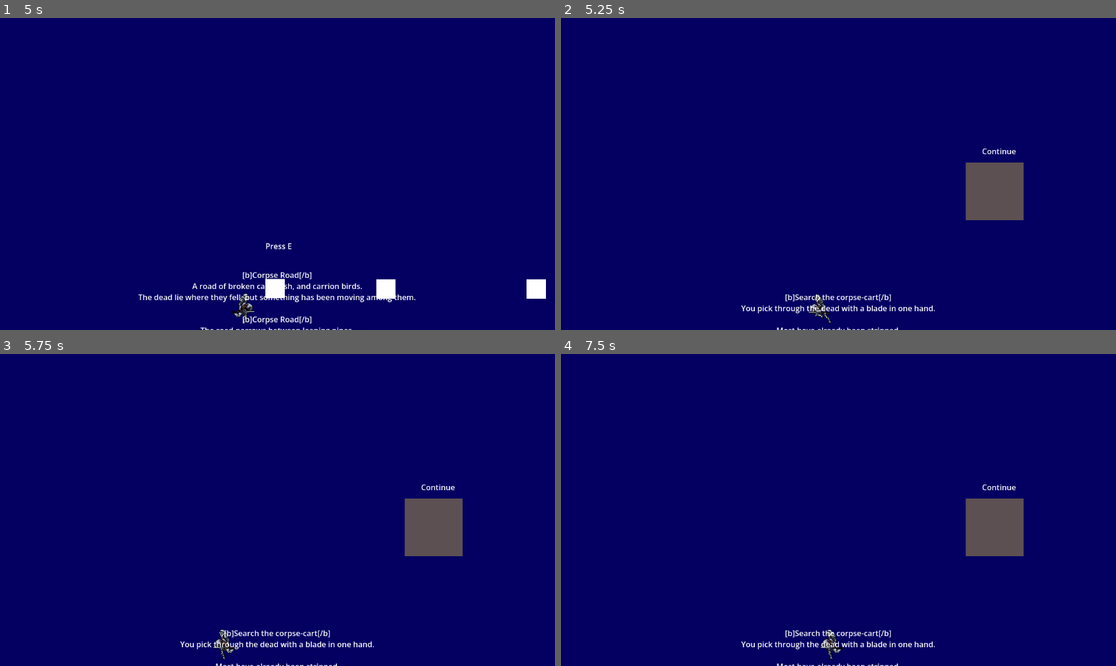
Above: before the commit, frames 1-4 (two rows, left to right).
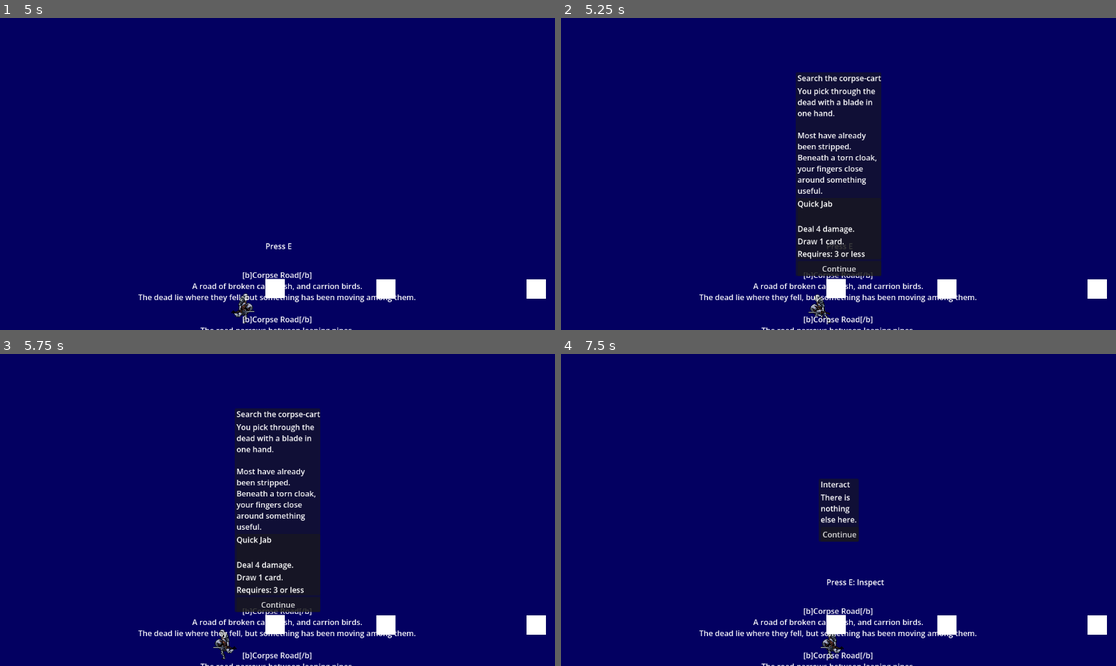
Above: after the commit, the same moments.

Repository: Bbran4/TheThroneThatBreathes
Game: Godot game, scene res://scenes/RunTest.tscn
Two runs of this game, one before a commit and one after it. Both use one fixed random seed, a clock stepped at 60 frames per second and the inputs below.
Inputs (mouse positions are in pixels of both pictures, inside the frame that each line leads up to):
- Up to frame 1 (5 s): click "Corpse Road" at 0.5 s; tap Enter (debug_end_turn) at 1.25 s; move the mouse to (399, 158) at 1.27 s; hold D (right) 1.28-2.78 s; tap E (interact) every 0.75 s from 1.35 to 4.35 s; move the mouse to (166, 189) at 2.02 s; move the mouse to (333, 105) at 2.77 s; hold A (left) 2.78-3.53 s; move the mouse to (249, 236) at 3.52 s; hold D (right) from 3.53 s (still down); move the mouse to (444, 220) at 4.27 s
- Up to frame 2 (5.25 s): tap E (interact) at 5, 5.1 s; move the mouse to (672, 127) at 5.02 s; release D (right) at 5.03 s; hold A (left) from 5.03 s (still down)
- Up to frame 3 (5.75 s): keep holding A (left)
- Up to frame 4 (7.5 s): release A (left) at 5.75 s; click (838, 603) at 5.75 s, where only the run after the commit has a clickable "Continue"; move the mouse to (866, 510) at 6.52 s; hold D (right) 6.53-7.28 s; tap E (interact) at 6.6, 7.25, 7.35 s; move the mouse to (755, 432) at 7.27 s; hold A (left) from 7.28 s (still down)

Frame 1 is identical in both runs. In frame 2, 14% of the frame differs, in the area x 24-99%, y 17-100%; in frame 3, 14%; in frame 4, 5.7%.

Commit message:
Interactables view

Diff:
--- a/scenes/RunTest.tscn
+++ b/scenes/RunTest.tscn
@@ -12,7 +12,7 @@
 [ext_resource type="Resource" uid="uid://4pvaf3bum0vw" path="res://resources/locations/ruined_shrine.tres" id="10_qh46i"]
 [ext_resource type="Resource" uid="uid://pr388ohs0uh7" path="res://resources/locations/village_outskirts.tres" id="11_c5mia"]
 [ext_resource type="PackedScene" uid="uid://c1jeqwho8kh0m" path="res://scenes/world/location_view.tscn" id="12_kvbvn"]
-[ext_resource type="PackedScene" uid="uid://dlofsiel3rtrm" path="res://scenes/world/side_view_location.tscn" id="13_q444b"]
+[ext_resource type="PackedScene" uid="uid://dlofsiel3rtrm" path="res://scenes/world/CorpseRoadLocation.tscn" id="13_q444b"]
 
 [node name="RunTest" type="Node" unique_id=1512471838]
 script = ExtResource("1_f3lfm")
--- a/scenes/world/side_view_location.tscn
+++ b/scenes/world/CorpseRoadLocation.tscn
@@ -1,6 +1,7 @@
 [gd_scene format=3 uid="uid://dlofsiel3rtrm"]
 
 [ext_resource type="Script" uid="uid://8ab5k7ddcvn0" path="res://scripts/world/SideViewLocation.gd" id="1_viajb"]
+[ext_resource type="PackedScene" uid="uid://c354sbdwds3m7" path="res://scenes/world/InteractionResultView.tscn" id="2_blcmk"]
 [ext_resource type="Script" uid="uid://cnjuslky0wu3a" path="res://scripts/world/LocationPlayer.gd" id="2_h25c2"]
 [ext_resource type="Texture2D" uid="uid://chby2hohg0khx" path="res://assets/sprites/player/exiled_knight/Attack 1.png" id="3_gb0if"]
 [ext_resource type="Texture2D" uid="uid://jm3pkbexd4jy" path="res://assets/sprites/player/exiled_knight/Attack 2.png" id="4_pndl3"]
@@ -436,6 +437,7 @@
 
 [node name="SideViewLocation" type="Node2D" unique_id=1589068925]
 script = ExtResource("1_viajb")
+interaction_result_view_scene = ExtResource("2_blcmk")
 
 [node name="Background" type="ColorRect" parent="." unique_id=972835728]
 anchors_preset = 15
@@ -473,6 +475,7 @@
 [node name="CorpseCart" type="Area2D" parent="Interactables" unique_id=1231703639]
 position = Vector2(551, 542)
 script = ExtResource("13_pndl3")
+interactable_id = "CorpseCart"
 linked_choice = ExtResource("14_3aacm")
 metadata/_custom_type_script = "uid://hn32sr8q5ci6"
 
--- /dev/null
+++ b/scenes/world/InteractionResultView.tscn
@@ -0,0 +1,63 @@
+[gd_scene format=3 uid="uid://c354sbdwds3m7"]
+
+[ext_resource type="Script" uid="uid://8fg7oy4g3gjj" path="res://scripts/world/InteractionResultView.gd" id="1_3ycub"]
+
+[node name="InteractionResultView" type="Control" unique_id=272985776]
+layout_mode = 3
+anchors_preset = 8
+anchor_left = 0.5
+anchor_top = 0.5
+anchor_right = 0.5
+anchor_bottom = 0.5
+grow_horizontal = 2
+grow_vertical = 2
+script = ExtResource("1_3ycub")
+
+[node name="DarkOverlay" type="ColorRect" parent="." unique_id=487857657]
+layout_mode = 1
+anchors_preset = 15
+anchor_right = 1.0
+anchor_bottom = 1.0
+grow_horizontal = 2
+grow_vertical = 2
+
+[node name="Panel" type="PanelContainer" parent="." unique_id=1410893596]
+layout_mode = 1
+anchors_preset = 15
+anchor_right = 1.0
+anchor_bottom = 1.0
+grow_horizontal = 2
+grow_vertical = 2
+
+[node name="MarginContainer" type="MarginContainer" parent="Panel" unique_id=1175458974]
+layout_mode = 2
+
+[node name="HBoxContainer" type="HBoxContainer" parent="Panel/MarginContainer" unique_id=1580691124]
+layout_mode = 2
+
+[node name="SceneVisual" type="TextureRect" parent="Panel/MarginContainer/HBoxContainer" unique_id=1994789194]
+layout_mode = 2
+
+[node name="VBoxContainer" type="VBoxContainer" parent="Panel/MarginContainer/HBoxContainer" unique_id=1073409194]
+layout_mode = 2
+size_flags_horizontal = 3
+
+[node name="TitleLabel" type="Label" parent="Panel/MarginContainer/HBoxContainer/VBoxContainer" unique_id=594933031]
+layout_mode = 2
+text = "Title Label"
+
+[node name="ResultTextLabel" type="RichTextLabel" parent="Panel/MarginContainer/HBoxContainer/VBoxContainer" unique_id=1341914040]
+layout_mode = 2
+text = "Text"
+fit_content = true
+
+[node name="RewardCardPanel" type="PanelContainer" parent="Panel/MarginContainer/HBoxContainer/VBoxContainer" unique_id=304239674]
+layout_mode = 2
+
+[node name="RewardCardLabel" type="Label" parent="Panel/MarginContainer/HBoxContainer/VBoxContainer/RewardCardPanel" unique_id=2057306049]
+layout_mode = 2
+text = "Reward"
+
+[node name="ContinueButton" type="Button" parent="Panel/MarginContainer/HBoxContainer/VBoxContainer" unique_id=299512490]
+layout_mode = 2
+text = "Continue"
--- a/scripts/run/RunState.gd
+++ b/scripts/run/RunState.gd
@@ -5,7 +5,7 @@
 var current_hp: int = 0
 var max_hp: int = 0
 var deck: Array[CardData] = []
-
+var used_interactable_ids: Dictionary = {}
 var completed_nodes: int = 0
 
 var max_hp_modifier: int = 0
@@ -99,6 +99,18 @@
 func heal(amount: int) -> void:
 	current_hp = min(current_hp + max(amount, 0), max_hp)
 
+func has_used_interactable(interactable_id: String) -> bool:
+	if interactable_id == "":
+		return false
+
+	return used_interactable_ids.has(interactable_id)
+
+
+func mark_interactable_used(interactable_id: String) -> void:
+	if interactable_id == "":
+		return
+
+	used_interactable_ids[interactable_id] = true
 
 func is_dead() -> bool:
 	return current_hp <= 0
--- a/scripts/run/RunTest.gd
+++ b/scripts/run/RunTest.gd
@@ -17,7 +17,6 @@
 var active_side_view_location: SideViewLocation
 var pending_location_choice: RunChoiceData
 var run_state: RunState
-
 var current_node_index: int = -1
 
 var route_ui: Control
@@ -89,29 +88,43 @@
 func _open_side_view_location(location: LocationData, node_data: RunNodeData) -> void:
 	_cleanup_side_view_location()
 
-	if side_view_location_scene == null:
-		push_error("RunTest missing side_view_location_scene.")
-		return
-
-	active_side_view_location = side_view_location_scene.instantiate() as SideViewLocation
+	var scene_to_load: PackedScene = null
+
+	if location != null and location.side_view_scene != null:
+		scene_to_load = location.side_view_scene
+	else:
+		scene_to_load = side_view_location_scene
+
+	if scene_to_load == null:
+		push_error("No side view scene assigned.")
+		return
+
+	active_side_view_location = scene_to_load.instantiate() as SideViewLocation
 	add_child(active_side_view_location)
 
 	active_side_view_location.choice_selected.connect(_on_side_view_choice_selected)
 	active_side_view_location.location_exit_requested.connect(_on_side_view_location_exit_requested)
-
-	active_side_view_location.setup(location, node_data)
+	active_side_view_location.choice_result_finished_with_next_node.connect(_on_side_view_choice_result_next_node)
+	active_side_view_location.choice_result_finished_without_next_node.connect(_on_side_view_choice_result_no_next_node)
+
+	active_side_view_location.setup(location, node_data, run_state)
 
 func _on_side_view_choice_selected(choice: RunChoiceData) -> void:
 	if choice == null:
 		return
 
-	pending_location_choice = choice
 	run_state.apply_choice(choice)
 
-	if choice.result_text != "":
-		active_side_view_location.show_result_text(choice.choice_text, choice.result_text)
-	else:
-		_resolve_side_view_choice_continuation(choice)
+	var interactable := active_side_view_location.nearby_interactable
+	active_side_view_location.show_choice_result(interactable, choice)
+
+func _on_side_view_choice_result_next_node(node_data: RunNodeData) -> void:
+	_start_side_view_node(node_data)
+
+func _on_side_view_choice_result_no_next_node() -> void:
+	# Stay in the same location.
+	# The used interactable has already been marked.
+	pass
 
 func _on_side_view_location_exit_requested() -> void:
 	if pending_location_choice != null:
@@ -139,11 +152,11 @@
 	match node_data.node_type:
 		RunNodeData.RunNodeType.STORY:
 			if active_side_view_location != null:
-				active_side_view_location.setup(current_location, node_data)
+				active_side_view_location.setup(current_location, node_data, run_state)
 
 		RunNodeData.RunNodeType.CHOICE:
 			if active_side_view_location != null:
-				active_side_view_location.setup(current_location, node_data)
+				active_side_view_location.setup(current_location, node_data, run_state)
 
 		RunNodeData.RunNodeType.COMBAT:
 			_start_combat_from_side_view(node_data)
--- /dev/null
+++ b/scripts/world/InteractionResultView.gd
@@ -0,0 +1,30 @@
+extends Control
+class_name InteractionResultView
+
+signal continue_pressed
+
+@onready var title_label: Label = $Panel/MarginContainer/HBoxContainer/VBoxContainer/TitleLabel
+@onready var result_text_label: RichTextLabel = $Panel/MarginContainer/HBoxContainer/VBoxContainer/ResultTextLabel
+@onready var reward_card_panel: PanelContainer = $Panel/MarginContainer/HBoxContainer/VBoxContainer/RewardCardPanel
+@onready var reward_card_label: Label = $Panel/MarginContainer/HBoxContainer/VBoxContainer/RewardCardPanel/RewardCardLabel
+@onready var continue_button: Button = $Panel/MarginContainer/HBoxContainer/VBoxContainer/ContinueButton
+
+
+func _ready() -> void:
+	continue_button.pressed.connect(func():
+		continue_pressed.emit()
+	)
+
+
+func show_result(title_text: String, result_text: String, reward_card: CardData = null) -> void:
+	visible = true
+
+	title_label.text = title_text
+	result_text_label.text = result_text
+
+	if reward_card != null:
+		reward_card_panel.visible = true
+		reward_card_label.text = reward_card.card_name + "\n\n" + reward_card.description
+	else:
+		reward_card_panel.visible = false
+		reward_card_label.text = ""
--- a/scripts/world/LocationData.gd
+++ b/scripts/world/LocationData.gd
@@ -18,6 +18,8 @@
 @export var background_art: Texture2D
 @export var entry_node: RunNodeData
 
+@export var side_view_scene: PackedScene
+
 @export var connected_locations: Array[LocationData] = []
 
 @export var entry_roll_difficulty: int = 0
--- a/scripts/world/LocationInteractable.gd
+++ b/scripts/world/LocationInteractable.gd
@@ -5,11 +5,19 @@
 signal player_entered_interactable(interactable: LocationInteractable)
 signal player_exited_interactable(interactable: LocationInteractable)
 
+@export var interactable_id: String = ""
+
 @export var interaction_name: String = "Interact"
 @export var prompt_text: String = "Press E"
+
 @export var linked_choice: RunChoiceData
 
+@export var becomes_used_after_interaction: bool = true
+@export var used_prompt_text: String = "Press E: Inspect"
+@export_multiline var used_result_text: String = "There is nothing else here."
+
 var player_inside: bool = false
+var is_used: bool = false
 
 
 func _ready() -> void:
@@ -17,8 +25,12 @@
 	body_exited.connect(_on_body_exited)
 
 
+func setup_used_state(was_used: bool) -> void:
+	is_used = was_used
+
+
 func can_interact() -> bool:
-	return player_inside and linked_choice != null
+	return player_inside
 
 
 func interact() -> void:
@@ -26,6 +38,13 @@
 		return
 
 	interaction_requested.emit(self)
+
+
+func get_current_prompt_text() -> String:
+	if is_used:
+		return used_prompt_text
+
+	return prompt_text
 
 
 func get_prompt_position() -> Vector2:
--- a/scripts/world/SideViewLocation.gd
+++ b/scripts/world/SideViewLocation.gd
@@ -3,6 +3,8 @@
 
 signal choice_selected(choice: RunChoiceData)
 signal location_exit_requested
+signal choice_result_finished_with_next_node(node_data: RunNodeData)
+signal choice_result_finished_without_next_node
 
 @export var interactable_scene: PackedScene
 
@@ -12,9 +14,16 @@
 @onready var subtitle_label: RichTextLabel = $CanvasLayer/UI/SubtitleLabel
 @onready var prompt_label: Label = $CanvasLayer/UI/PromptLabel
 
+@export var interaction_result_view_scene: PackedScene
+
+var run_state: RunState
 var current_location: LocationData
 var current_node: RunNodeData
 var nearby_interactable: LocationInteractable
+var active_result_view: InteractionResultView
+var current_result_choice: RunChoiceData
+var current_result_interactable: LocationInteractable
+
 
 
 func _ready() -> void:
@@ -24,9 +33,10 @@
 		player.global_position = player_spawn.global_position
 
 
-func setup(location: LocationData, node_data: RunNodeData) -> void:
+func setup(location: LocationData, node_data: RunNodeData, new_run_state: RunState) -> void:
 	current_location = location
 	current_node = node_data
+	run_state = new_run_state
 
 	if subtitle_label != null:
 		var location_text := ""
@@ -52,6 +62,9 @@
 		if child is LocationInteractable:
 			var interactable := child as LocationInteractable
 
+			if run_state != null:
+				interactable.setup_used_state(run_state.has_used_interactable(interactable.interactable_id))
+
 			if not interactable.interaction_requested.is_connected(_on_interactable_requested):
 				interactable.interaction_requested.connect(_on_interactable_requested)
 
@@ -76,7 +89,7 @@
 		return
 
 	prompt_label.visible = true
-	prompt_label.text = interactable.prompt_text
+	prompt_label.text = interactable.get_current_prompt_text()
 	prompt_label.global_position = interactable.get_prompt_position()
 
 
@@ -199,11 +212,80 @@
 	if interactable == null:
 		return
 
+	if interactable.is_used:
+		_show_used_interactable_result(interactable)
+		return
+
 	if interactable.linked_choice == null:
 		return
 
 	choice_selected.emit(interactable.linked_choice)
 
+func show_choice_result(interactable: LocationInteractable, choice: RunChoiceData) -> void:
+	current_result_choice = choice
+	current_result_interactable = interactable
+
+	var reward_card: CardData = null
+	if choice != null:
+		reward_card = choice.card_reward
+
+	_show_result_overlay(
+		choice.choice_text,
+		choice.result_text,
+		reward_card
+	)
+
+func _show_used_interactable_result(interactable: LocationInteractable) -> void:
+	current_result_choice = null
+	current_result_interactable = null
+
+	_show_result_overlay(
+		interactable.interaction_name,
+		interactable.used_result_text,
+		null
+	)
+
+func _show_result_overlay(title_text: String, result_text: String, reward_card: CardData) -> void:
+	if interaction_result_view_scene == null:
+		push_error("SideViewLocation missing interaction_result_view_scene.")
+		return
+
+	if active_result_view != null and is_instance_valid(active_result_view):
+		active_result_view.queue_free()
+
+	active_result_view = interaction_result_view_scene.instantiate() as InteractionResultView
+	$CanvasLayer.add_child(active_result_view)
+
+	active_result_view.show_result(title_text, result_text, reward_card)
+
+	active_result_view.continue_pressed.connect(func():
+		_on_result_continue_pressed()
+	)
+
+func _on_result_continue_pressed() -> void:
+	if active_result_view != null and is_instance_valid(active_result_view):
+		active_result_view.queue_free()
+
+	active_result_view = null
+
+	if current_result_interactable != null:
+		if current_result_interactable.becomes_used_after_interaction:
+			current_result_interactable.is_used = true
+
+			if run_state != null:
+				run_state.mark_interactable_used(current_result_interactable.interactable_id)
+
+	current_result_interactable = null
+
+	if current_result_choice != null:
+		var choice := current_result_choice
+		current_result_choice = null
+
+		if choice.next_node != null:
+			choice_result_finished_with_next_node.emit(choice.next_node)
+			return
+
+	choice_result_finished_without_next_node.emit()
 
 func _update_nearby_interactable() -> void:
 	nearby_interactable = null
Not shown, added: scripts/world/InteractionResultView.gd.uid
